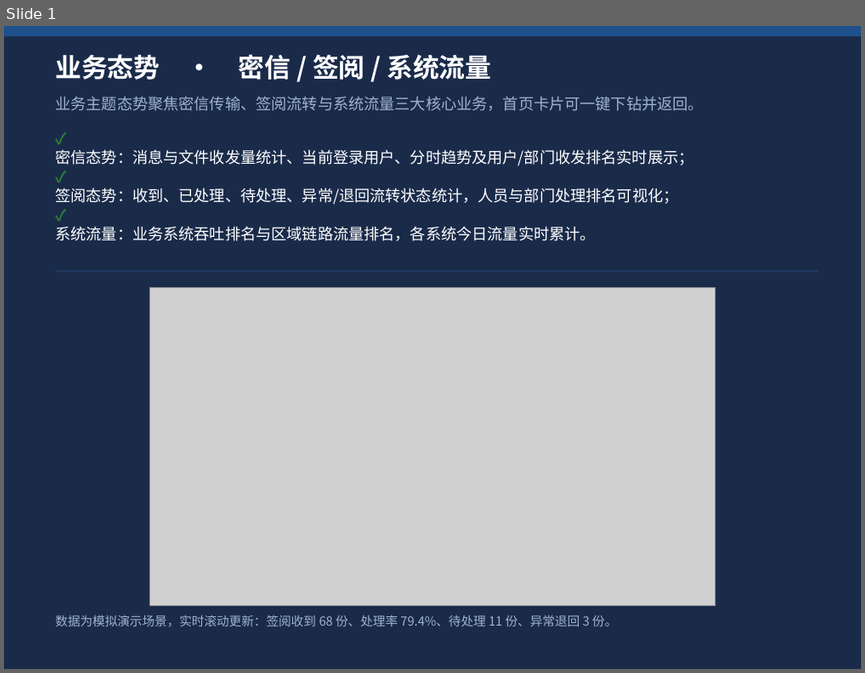
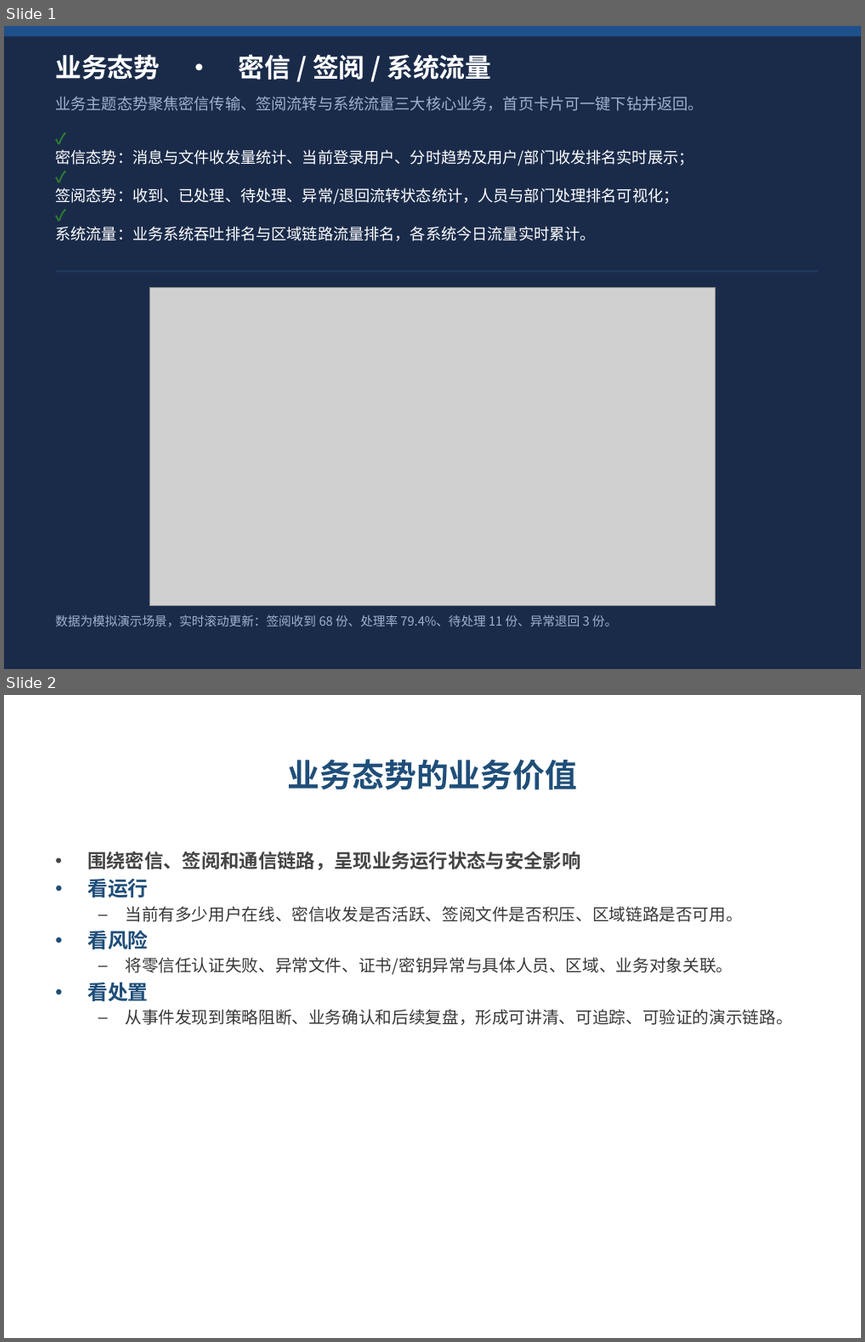
Before and after one commit to wzzwwbx/business-security-dashboard, a slide deck: docs/演示/业务态势.pptx. Shown one above the other, each under a label of ours: slide 1 before the commit, slides 1 and 2 after it. The pictures are 865x673 and 865x1342 pixels, drawn with LibreOffice and Linux fonts; fonts in the diff are those of the drawing; grey boxes stand for pictures. Boxes give left, top, right and bottom in pixels: in the first picture for what was removed or moved away, otherwise in the second. Text is boxed around its words. In the diff, an @@ line names an element or a change of style, - is before the commit and + after.

Commit message:
feat: 完善业务态势演示联动

```diff
--- a/docs/演示/业务态势.pptx
+++ b/docs/演示/业务态势.pptx
@@ slide 2 added at bbox=[4, 695, 861, 1338], background #FFFFFF @@
@@ title added at bbox=[288, 759, 577, 790], 27 pt, text #1F4E79, bold @@
+业务态势的业务价值
@@ text added at bbox=[87, 851, 792, 1025], 14 pt, text #373737 @@
+• 围绕密信、签阅和通信链路，呈现业务运行状态与安全影响
+• 看运行
+  – 当前有多少用户在线、密信收发是否活跃、签阅文件是否积压、区域链路是否可用。
+• 看风险
+  – 将零信任认证失败、异常文件、证书/密钥异常与具体人员、区域、业务对象关联。
+• 看处置
+  – 从事件发现到策略阻断、业务确认和后续复盘，形成可讲清、可追踪、可验证的演示链路。
```
Also in this commit, not shown: 3 other slides added, 6 other files.
